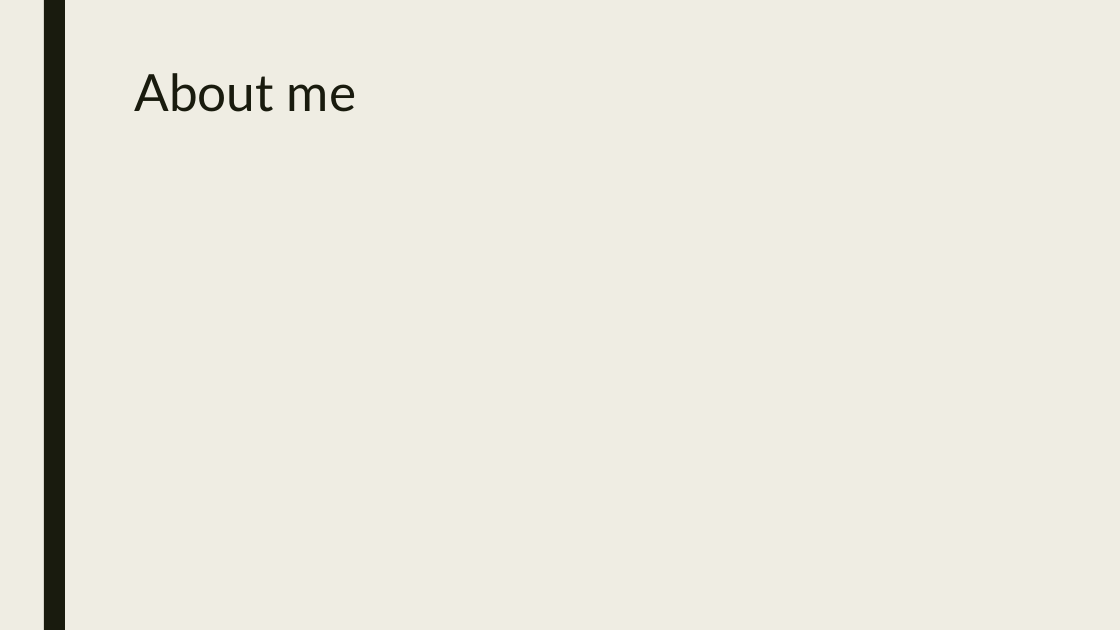
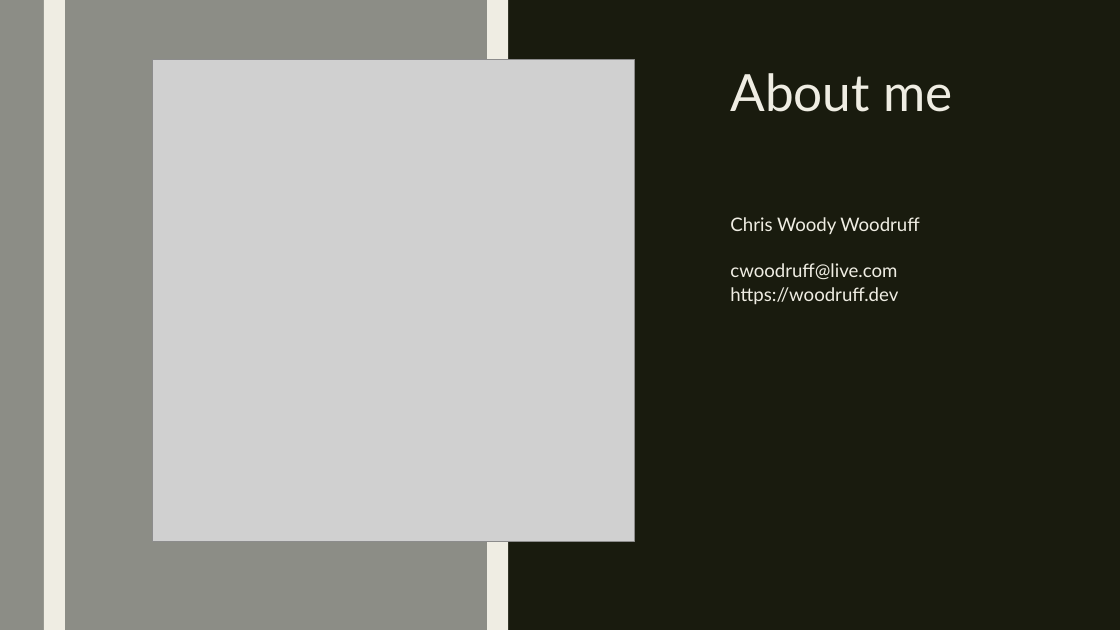
Before and after one commit to cwoodruff/terraform-workshop, a slide deck: slide 3 of slides/0-Introduction to Terraform.pptx. Drawn at 1120x630 pixels with LibreOffice and Linux fonts; fonts in the diff are those of the drawing; grey boxes stand for pictures. Boxes give left, top, right and bottom in pixels: in the first picture for what was removed or moved away, otherwise in the second. Text is boxed around its words. In the diff, an @@ line names an element or a change of style, - is before the commit and + after.

```diff
--- a/slides/0-Introduction to Terraform.pptx
+++ b/slides/0-Introduction to Terraform.pptx
@@ background #EFEDE3 to #191B0E @@
@@ rectangle added at bbox=[0, 0, 487, 630], fill #8C8D86 @@
@@ rectangle removed at bbox=[44, 0, 65, 630] @@
@@ rectangle added at bbox=[44, 0, 65, 630], fill #EFEDE3 @@
@@ rectangle added at bbox=[487, 0, 508, 630], fill #EFEDE3 @@
@@ picture added at bbox=[152, 60, 634, 542] @@
@@ title "About me": place and size @@
-title "About me" at bbox=[134, 73, 356, 112]
+title "About me" at bbox=[730, 73, 952, 112]
@@ title "About me" at bbox=[730, 73, 952, 112]: text colour #191B0E to #EFEDE3 @@
@@ text added at bbox=[730, 217, 919, 305], 16 pt, text #EFEDE3 @@
+Chris Woody Woodruff
+cwoodruff@live.com
+https://woodruff.dev
```
Also in this commit, not shown: 1 other slide changed, 2 other files.
